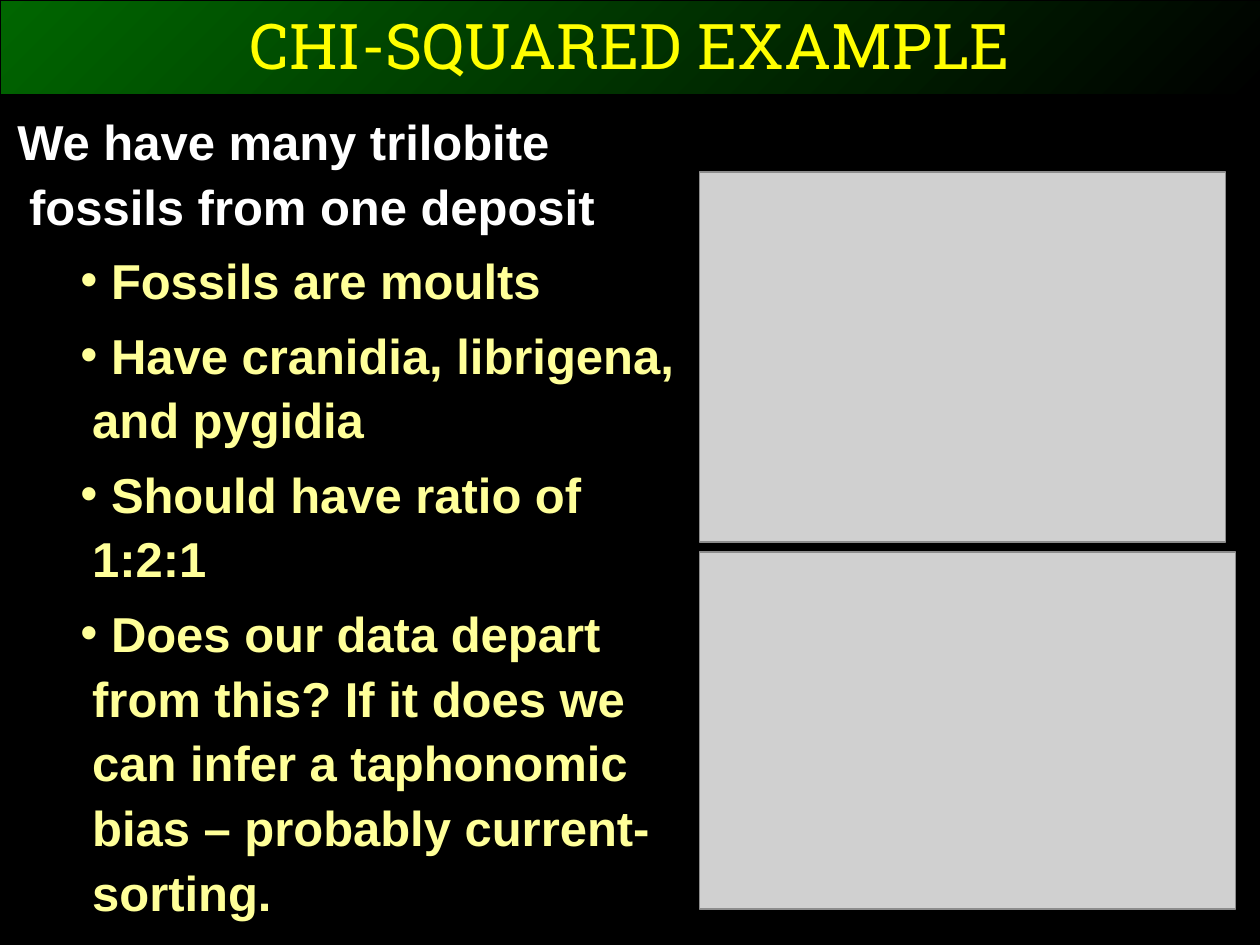
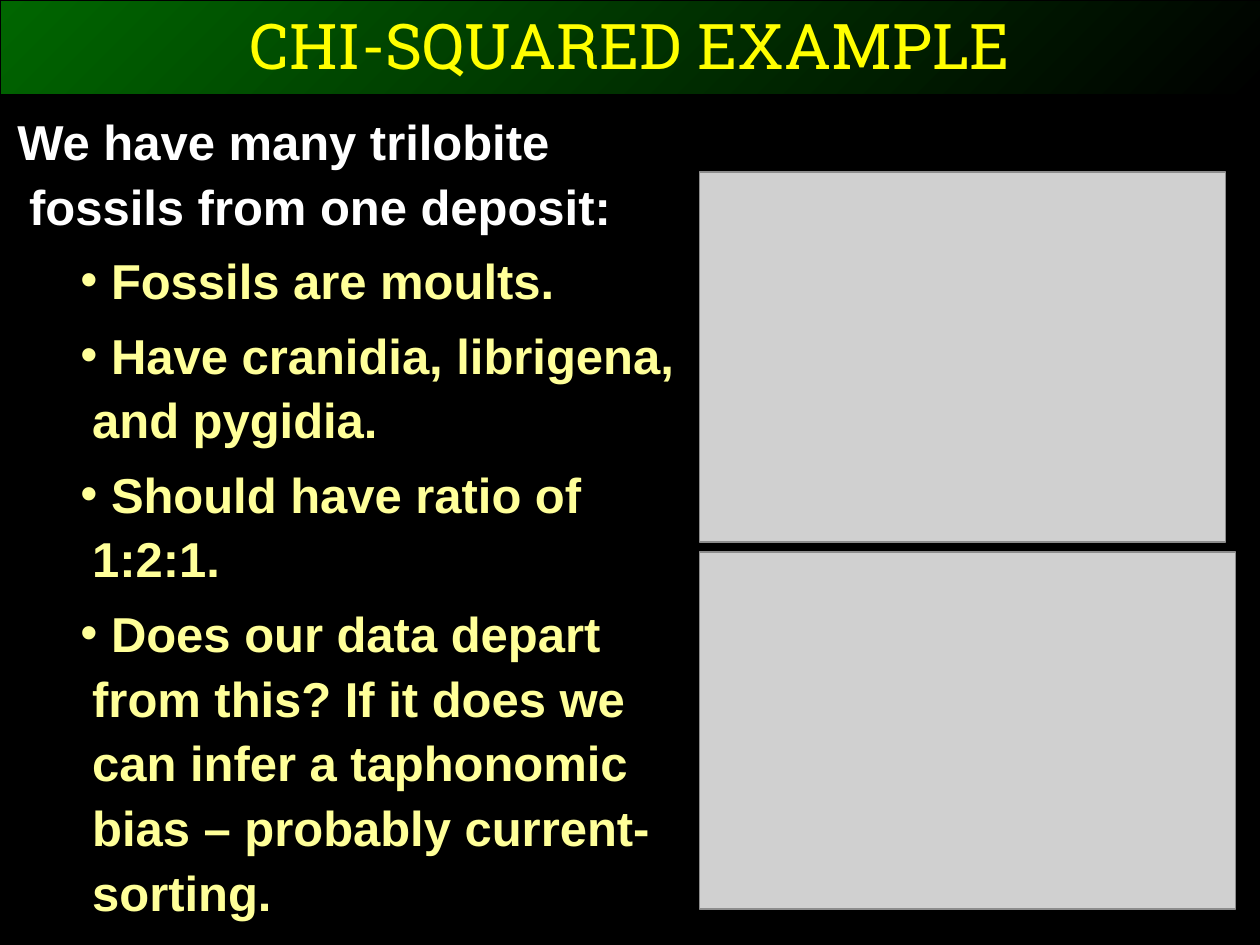
Before and after one commit to ggorman/Introduction-to-stats-for-geoscientists, a slide deck: slide 4 of slides/CSFG8.pptx. Drawn at 1260x945 pixels with LibreOffice and Linux fonts; fonts in the diff are those of the drawing; grey boxes stand for pictures. Boxes give left, top, right and bottom in pixels: in the first picture for what was removed or moved away, otherwise in the second. Text is boxed around its words. In the diff, an @@ line names an element or a change of style, - is before the commit and + after.

```diff
--- a/slides/CSFG8.pptx
+++ b/slides/CSFG8.pptx
@@ text at (17,124,673,577): text changed @@
-We have many trilobite fossils from one deposit
-  • Fossils are moults
-  • Have cranidia, librigena, and pygidia
-  • Should have ratio of 1:2:1
+We have many trilobite fossils from one deposit:
+  • Fossils are moults.
+  • Have cranidia, librigena, and pygidia.
+  • Should have ratio of 1:2:1.
```
Also in this commit, not shown: 9 other slides changed, 4 other files.
